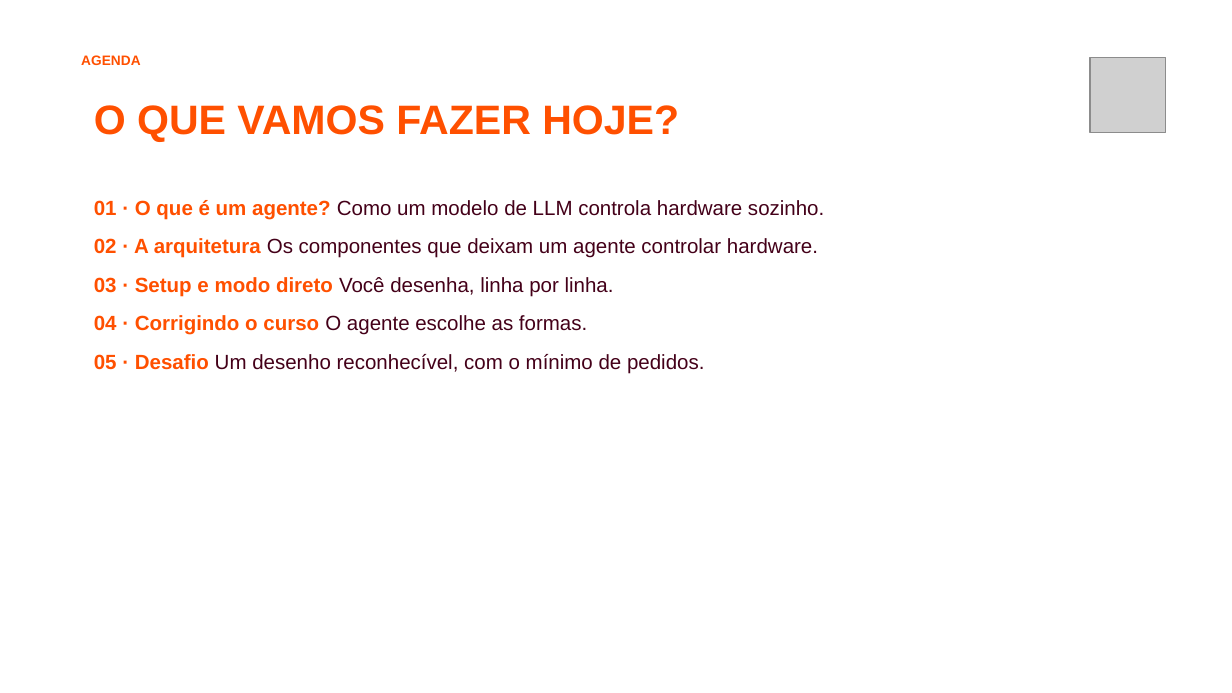
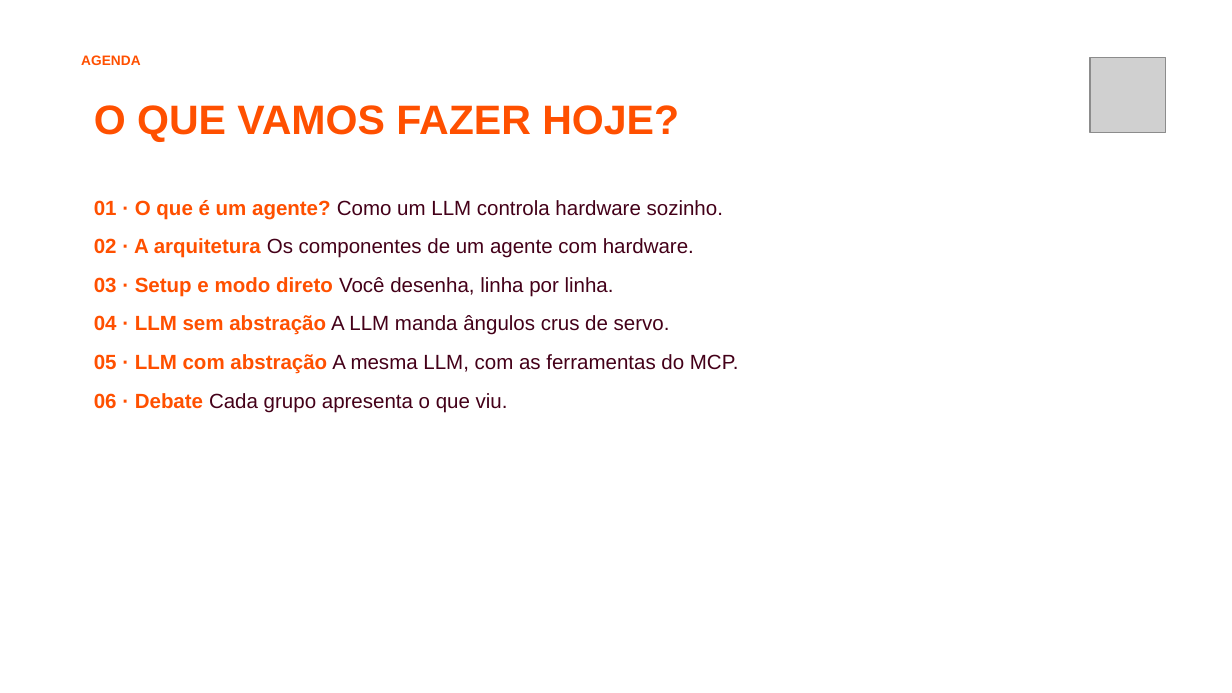
Before and after one commit to jhlr/plotter, a slide deck: slide 2 of workshop/dinamica-ia-hardware.pptx. Drawn at 1232x693 pixels with LibreOffice and Linux fonts; fonts in the diff are those of the drawing; grey boxes stand for pictures; background and template pictures are left out. Boxes give left, top, right and bottom in pixels: in the first picture for what was removed or moved away, otherwise in the second. Text is boxed around its words. In the diff, an @@ line names an element or a change of style, - is before the commit and + after.

```diff
--- a/workshop/dinamica-ia-hardware.pptx
+++ b/workshop/dinamica-ia-hardware.pptx
@@ text at bbox=[94, 200, 723, 258]: text changed @@
-01 · O que é um agente? Como um modelo de LLM controla hardware sozinho.
-02 · A arquitetura Os componentes que deixam um agente controlar hardware.
+01 · O que é um agente? Como um LLM controla hardware sozinho.
+02 · A arquitetura Os componentes de um agente com hardware.
@@ text at bbox=[94, 315, 739, 413]: text changed @@
-04 · Corrigindo o curso O agente escolhe as formas.
-05 · Desafio Um desenho reconhecível, com o mínimo de pedidos.
+04 · LLM sem abstração A LLM manda ângulos crus de servo.
+05 · LLM com abstração A mesma LLM, com as ferramentas do MCP.
+06 · Debate Cada grupo apresenta o que viu.
```
Also in this commit, not shown: 6 other slides changed, 6 slides added, 3 slides removed, 13 other files.
